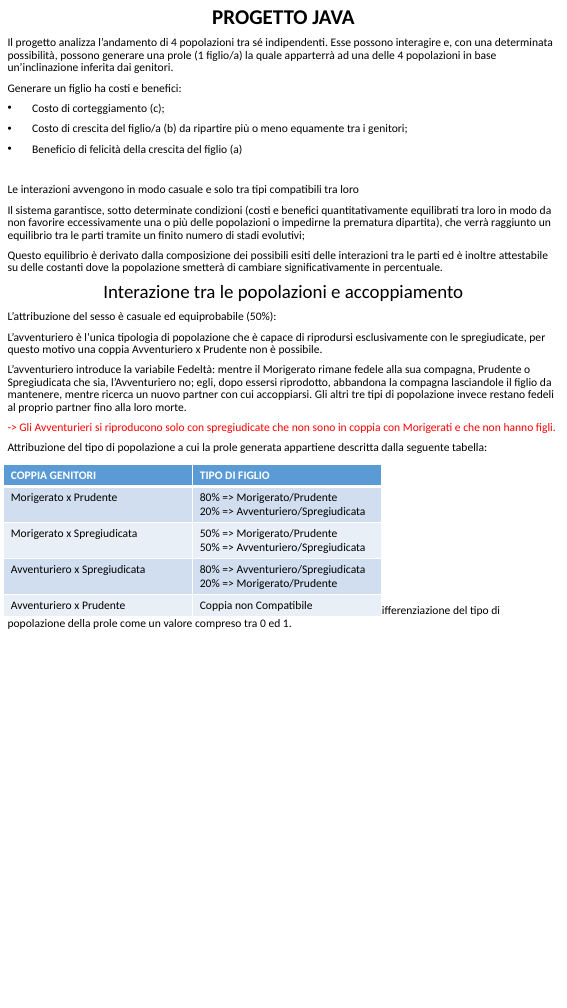
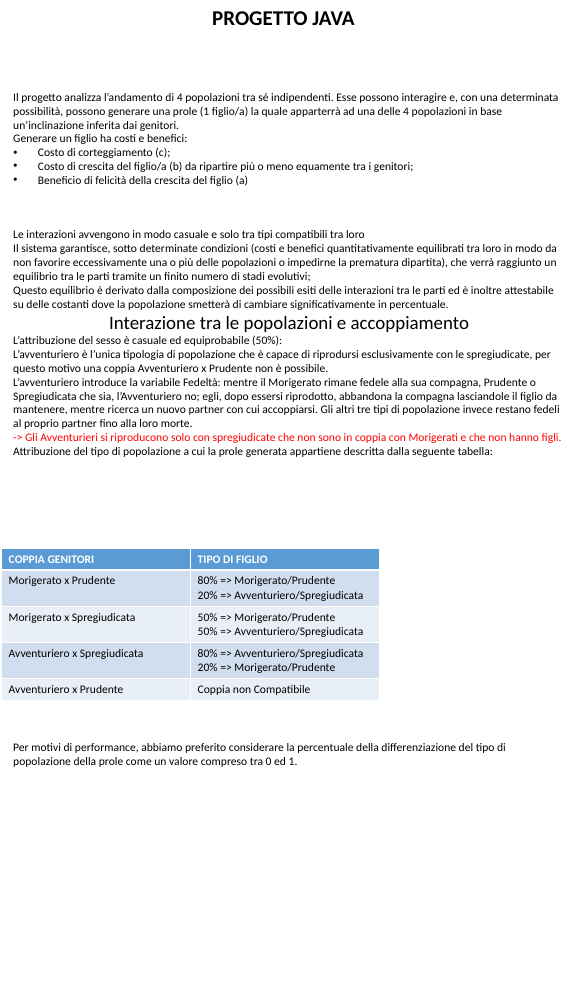
Before and after one commit to Midrill/Fiki-Fiki, a slide deck: slide 1 of Progetto.pptx. Drawn at 567x1008 pixels with LibreOffice and Linux fonts; fonts in the diff are those of the drawing. Boxes give left, top, right and bottom in pixels: in the first picture for what was removed or moved away, otherwise in the second. Text is boxed around its words. In the diff, an @@ line names an element or a change of style, - is before the commit and + after.

```diff
--- a/Progetto.pptx
+++ b/Progetto.pptx
@@ text "Il progetto analizza l’andamento di ...": place and size @@
-text "Il progetto analizza l’andamento di ..." at (8,38,556,629)
+text "Il progetto analizza l’andamento di ..." at (13,93,562,767)
@@ text "Il progetto analizza l’andamento di ..." at (13,93,562,767): line spacing 0.9 to 1; less space between paragraphs @@
@@ table at (2,548,380,699) @@
@@ fill #D2DEEF to #D1DEEF in 4 cells @@
@@ fill #EAEFF7 to #E9EFF7 in 4 cells @@
@@ borders changed @@
@@ table: place and size @@
-table at (3,465,381,615)
+table at (2,548,380,699)
```
Also in this commit, not shown: 1 other slide changed.
